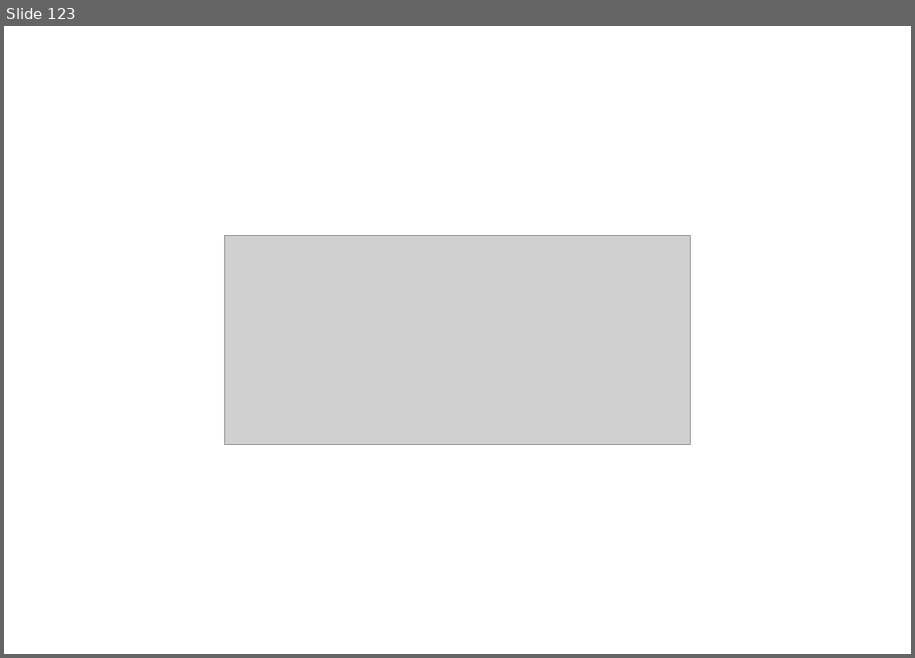
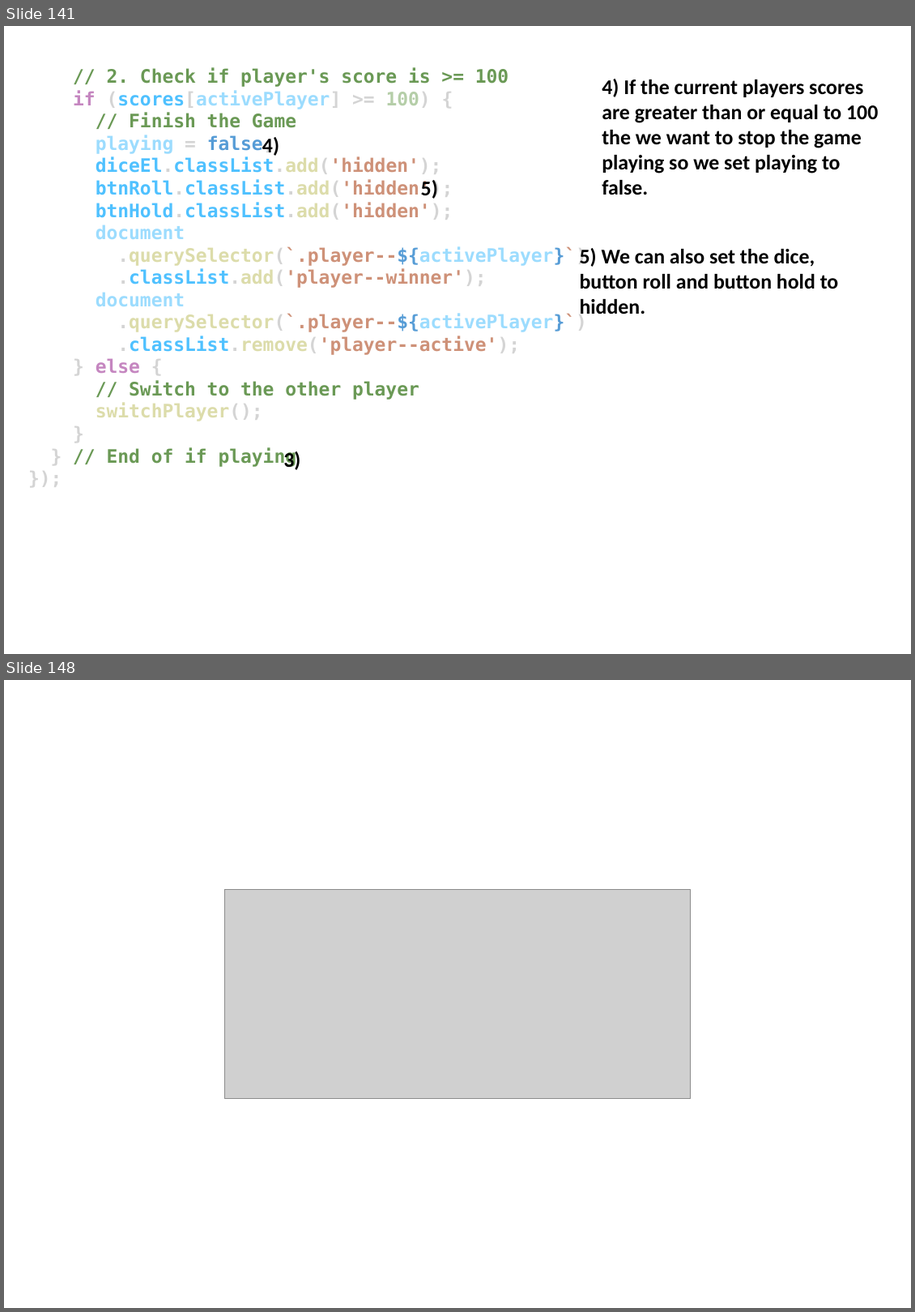
Before and after one commit to EL-EL-BCN/Complete-Javascript-Course, a slide deck: complete-javascript-course.pptx. Shown one above the other, each under a label of ours: slide 123 before the commit, slides 141 and 148 after it; the slides between them are not shown. The pictures are 915x658 and 915x1312 pixels, drawn with LibreOffice and Linux fonts; fonts in the diff are those of the drawing; grey boxes stand for pictures. Boxes give left, top, right and bottom in pixels: in the first picture for what was removed or moved away, otherwise in the second. Text is boxed around its words. In the diff, an @@ line names an element or a change of style, - is before the commit and + after.

```diff
--- a/complete-javascript-course.pptx
+++ b/complete-javascript-course.pptx
@@ slide 141 added at box(4, 26, 911, 654), background #FFFFFF @@
@@ text added at box(73, 68, 587, 467), 16 pt, text #6A9955, bold @@
+// 2. Check if player's score is >= 100
+if (scores[activePlayer] >= 100) {
+// Finish the Game
+playing = false;
+diceEl.classList.add('hidden');
+btnRoll.classList.add('hidden');
+btnHold.classList.add('hidden');
+document
+.querySelector(`.player--${activePlayer}`)
+.classList.add('player--winner');
+document
+.querySelector(`.player--${activePlayer}`)
+.classList.remove('player--active');
+} else {
+// Switch to the other player
+switchPlayer();
+}
+} // End of if playing
+});
@@ text added at box(602, 79, 878, 195), 18 pt, text #000000, bold @@
+4) If the current players scores are greater than or equal to 100 the we want to stop the game playing so we set playing to false.
@@ text added at box(262, 137, 279, 156), 18 pt, text #000000, bold @@
+4)
@@ text added at box(421, 180, 438, 199), 18 pt, text #000000, bold @@
+5)
@@ text added at box(580, 248, 839, 319), 18 pt, text #000000, bold @@
+5) We can also set the dice, button roll and button hold to hidden.
@@ text added at box(283, 451, 300, 470), 18 pt, text #000000, bold @@
+3)
@@ what was slide 123 is now slide 148 @@
```
Also in this commit, not shown: 25 other slides added, 1 slide removed, 2 other files.
